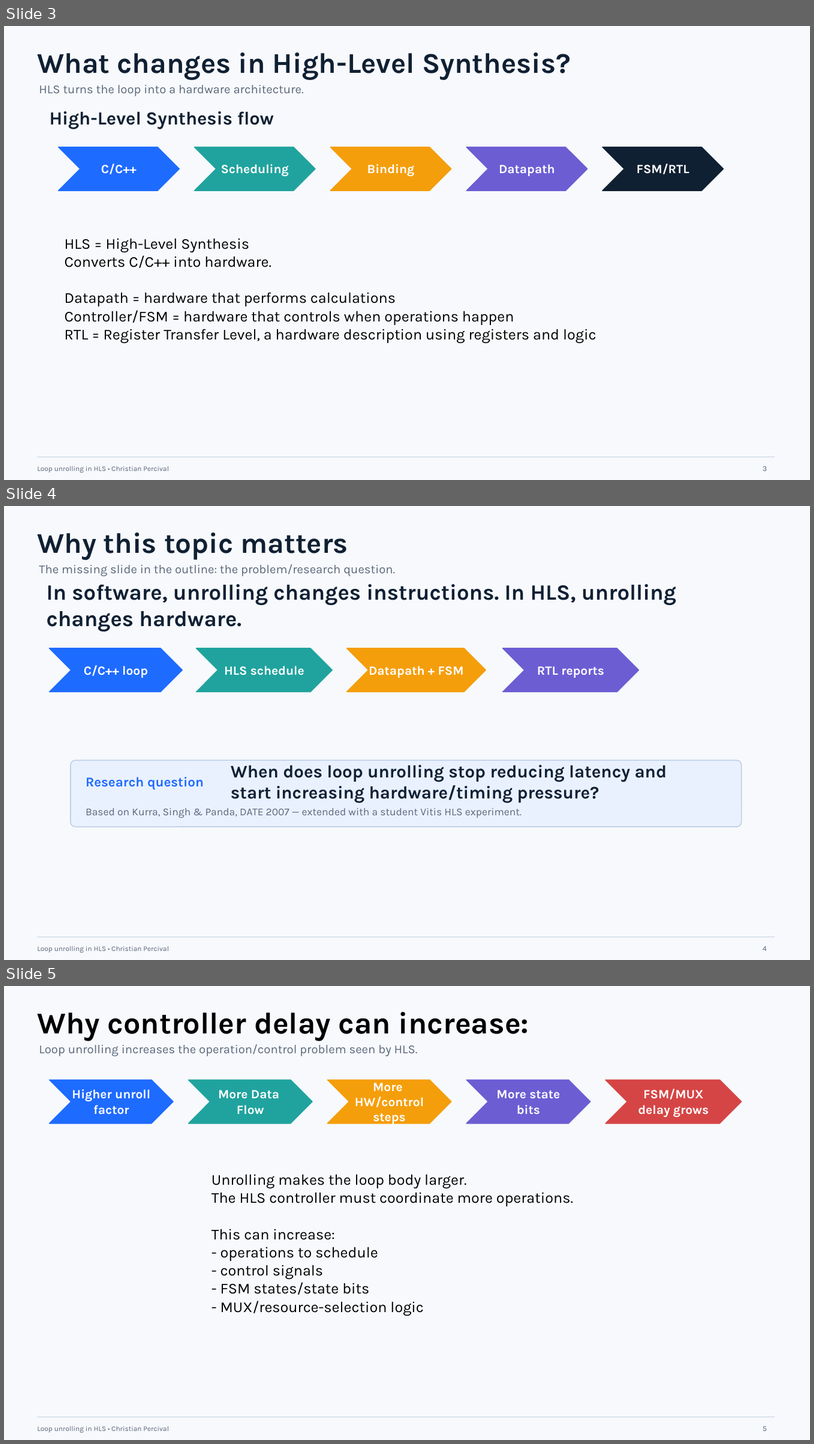
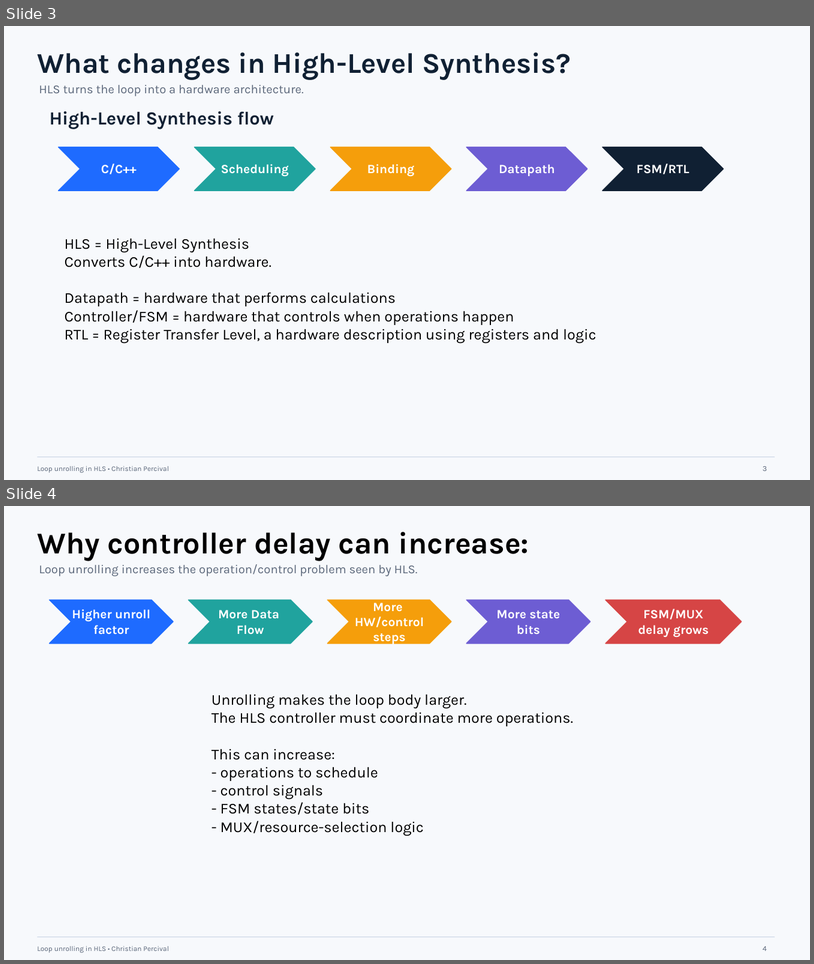
Before and after one commit to ChristianPercival/Loop-Unrolling-in-High-Level-Synthesis, a slide deck: presentation/loop_unrolling_presentation.pptx. Shown one above the other, each under a label of ours: slides 3, 4 and 5 before the commit, slides 3 and 4 after it. The pictures are 814x1444 and 814x964 pixels, drawn with LibreOffice and Linux fonts; fonts in the diff are those of the drawing. Boxes give left, top, right and bottom in pixels: in the first picture for what was removed or moved away, otherwise in the second. Text is boxed around its words. In the diff, an @@ line names an element or a change of style, - is before the commit and + after.

```diff
--- a/presentation/loop_unrolling_presentation.pptx
+++ b/presentation/loop_unrolling_presentation.pptx
@@ slide 4 removed at [4,506,810,960], background #F7F9FC; not listed: 2 template elements that a slide beside it also shows @@
@@ text removed at [37,532,348,559] @@
-Why this topic matters
@@ text removed at [39,564,395,576] @@
-The missing slide in the outline: the problem/research question.
@@ text removed at [47,584,677,631] @@
-In software, unrolling changes instructions. In HLS, unrolling changes hardware.
@@ chevron removed at [50,648,182,692] @@
@@ chevron removed at [197,648,332,692] @@
@@ chevron removed at [347,648,486,692] @@
@@ chevron removed at [503,648,639,692] @@
@@ text removed at [84,665,148,678] @@
-C/C++ loop
@@ text removed at [224,666,305,675] @@
-HLS schedule
@@ text removed at [369,666,464,678] @@
-Datapath + FSM
@@ text removed at [537,666,605,678] @@
-RTL reports
@@ rounded rectangle removed at [71,760,742,826] @@
@@ text removed at [231,765,668,802] @@
-When does loop unrolling stop reducing latency and start increasing hardware/timing pressure?
@@ text removed at [86,777,204,790] @@
-Research question
@@ text removed at [86,808,522,817] @@
-Based on Kurra, Singh & Panda, DATE 2007 — extended with a student Vitis HLS experiment.
@@ page number removed at [763,946,767,951] @@
-4
@@ what was slide 5 is now slide 4 @@
@@ page number at [763,946,767,951]: text changed @@
-5
+4
```
Also in this commit, not shown: 1 slide changed, 1 other file.
